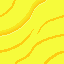
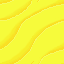
Layered file, before and after one edit (w=64, h=64). Changes by layer:
"Layer 13": opacity 26% → 57% over (x1=0, y1=0, x2=64, y2=64)
renamed "Layer 9" to "Layer 19", hid it, moved it above "Layer 18", painted on it over (x1=0, y1=0, x2=64, y2=64)
removed layer "Layer 12" over (x1=0, y1=0, x2=47, y2=37)
removed layer "Layer 8" over (x1=0, y1=0, x2=64, y2=64)
renamed "Layer 11" to "Layer 18", painted on it over (x1=0, y1=0, x2=64, y2=64)
removed layer "Layer 10" over (x1=0, y1=0, x2=43, y2=34)
